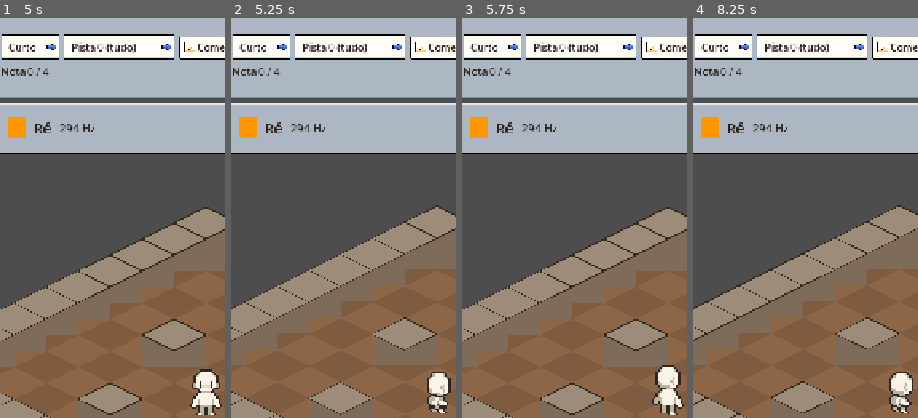
Above: before the commit, frames 1-4 (left to right).
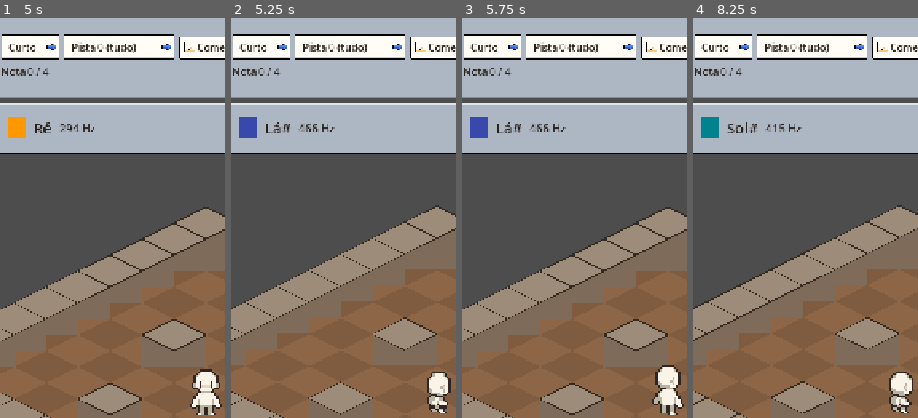
Above: after the commit, the same moments.

Repository: JDaniloC/BlindTuner
Game: Godot game, scene res://scenes/Playground.tscn
Same seed, same stepped clock (60 frames per second), same inputs: the game is played once before the commit and once after it.
Inputs:
- Up to frame 1 (5 s): click "Começar" at 0.5 s; click "Começar" at 1.25 s; click "Curto" at 2 s; click "Pista 0 (tudo)" at 2.75 s; click "Sol#" at 3.5 s; click "Lá" at 4.25 s
- Up to frame 2 (5.25 s): click "Lá#" at 5 s
- Up to frame 3 (5.75 s): no input
- Up to frame 4 (8.25 s): click "Si" at 5.75 s; click "Curto" at 6.5 s; click "Pista 0 (tudo)" at 7.25 s; click "Sol#" at 8 s
The pictures show only the part of the screen within x 4-54%, y 0-50%; the shares and areas given below are measured in that part.

Frame 1 is identical in both runs. In frame 2, 0.8% of the frame differs, in the area x 3-47%, y 24-30%; in frame 3, 0.8%; in frame 4, 0.8%.

Commit message:
fix(godot): áudio serializa player único + Conductor agenda call_cue
AudioManager mantém _current_player único: cada play_note cancela o
anterior (queue_free) antes de tocar. Corrige notas repetidas que
ficavam silenciosas por race no overlap dos AudioStreamPlayers.

Conductor.submit_note agora agenda o próximo call_cue via SceneTreeTimer
após CUE_GAP_AFTER_USER_SEC (~0.7s = note_duration + margem). Permite
que a nota do jogador toque completa antes do próximo cue. Nova
submit_note cancela o timer pendente — "qualquer ação do usuário
cancela essa ação" conforme intent.

Co-Authored-By: Claude Opus 4.7 <noreply@anthropic.com>

Diff:
--- a/godot/scripts/AudioManager.gd
+++ b/godot/scripts/AudioManager.gd
@@ -1,48 +1,59 @@
 extends Node
 ## Autoload singleton — gera e toca tons sintetizados representando cada nota.
-##
-## Histórico: usava AudioStreamGenerator com push_frame síncrono. Em CALL/PREVIEW
-## com várias notas próximas, o padrão sofria — ou o buffer enchia antes do loop
-## terminar (samples descartados) ou o sinal `finished` não disparava para o
-## generator, deixando AudioStreamPlayers vazando como filhos do AudioManager
-## até esgotar slots de voz (default 64). Sintoma: 1ª nota OK, 2ª/3ª silenciosa.
-##
-## Agora: pré-renderiza um AudioStreamWAV (PCM estático) por chamada. Streams
-## finitos disparam `finished` de forma confiável → queue_free() limpa o player.
+## Serializa o playback: um único player ativo por vez. Cada chamada de
+## play_note/play_collision_sfx cancela o anterior, garantindo:
+##   - notas repetidas sempre tocam (sem silent-fail por overlap)
+##   - nunca 2 sons simultâneos (clareza pedagógica)
 
-const MIX_RATE := 44100
+const MIX_RATE := 44100.0
 const NOTE_DURATION_SEC := 0.6
+const COLLISION_DURATION_SEC := 0.2
 const ATTACK_SEC := 0.01
 const DECAY_SEC := 0.15
 const SUSTAIN_LEVEL := 0.4
 const RELEASE_SEC := 0.3
 const COLLISION_FREQ := 80.0
 
-## Toca a nota pela chave (ex: "A4"). Retorna o AudioStreamPlayer instanciado.
+var _current_player: AudioStreamPlayer = null
+
+## Toca a nota pela chave (ex: "A4"). Cancela qualquer player ativo antes.
 func play_note(note_key: String) -> AudioStreamPlayer:
     var freq := float(NoteMapping.frequency_for(note_key))
-    return _play_synth(freq, false)
+    return _play_synth(freq, false, NOTE_DURATION_SEC)
 
-## Toca SFX de colisão (tom grave e curto).
+## Toca SFX de colisão (tom grave e curto). Cancela qualquer player ativo antes.
 func play_collision_sfx() -> AudioStreamPlayer:
-    return _play_synth(COLLISION_FREQ, true)
+    return _play_synth(COLLISION_FREQ, true, COLLISION_DURATION_SEC)
 
 ## Stub para o modo cello futuro (pitch contínuo controlável em tempo real).
 func play_continuous_pitch(_freq_hz: float):
     return null
 
-func _play_synth(freq: float, harsh: bool) -> AudioStreamPlayer:
-    var stream := _render_wave(freq, harsh)
+func _play_synth(freq: float, harsh: bool, duration: float) -> AudioStreamPlayer:
+    _stop_current()
     var player := AudioStreamPlayer.new()
-    player.stream = stream
+    player.stream = _make_stream(freq, harsh, duration)
     add_child(player)
-    # auto-remove após terminar (AudioStreamWAV é finito; signal dispara confiavelmente)
-    player.finished.connect(func(): player.queue_free())
+    _current_player = player
+    player.finished.connect(_on_player_finished.bind(player))
     player.play()
     return player
 
-func _render_wave(freq: float, harsh: bool) -> AudioStreamWAV:
-    var total_samples := int(MIX_RATE * NOTE_DURATION_SEC)
+func _stop_current() -> void:
+    if _current_player and is_instance_valid(_current_player):
+        _current_player.stop()
+        _current_player.queue_free()
+    _current_player = null
+
+func _on_player_finished(player: AudioStreamPlayer) -> void:
+    if not is_instance_valid(player):
+        return
+    if _current_player == player:
+        _current_player = null
+    player.queue_free()
+
+func _make_stream(freq: float, harsh: bool, duration: float) -> AudioStreamWAV:
+    var total_samples := int(MIX_RATE * duration)
     var attack_samples := int(MIX_RATE * ATTACK_SEC)
     var decay_samples := int(MIX_RATE * DECAY_SEC)
     var release_samples := int(MIX_RATE * RELEASE_SEC)
@@ -63,7 +74,7 @@
 
     var stream := AudioStreamWAV.new()
     stream.format = AudioStreamWAV.FORMAT_16_BITS
-    stream.mix_rate = MIX_RATE
+    stream.mix_rate = int(MIX_RATE)
     stream.stereo = false
     stream.data = bytes
     return stream
--- a/godot/scripts/Conductor.gd
+++ b/godot/scripts/Conductor.gd
@@ -15,6 +15,7 @@
 enum Phase { IDLE, PREVIEW, CALL, REPLAY, DONE }
 
 const DEFAULT_BPM := 90.0
+const CUE_GAP_AFTER_USER_SEC := 0.7  # ~note_duration + margem; cancelável por novo submit_note
 
 var bpm: float = DEFAULT_BPM
 var phase: int = Phase.IDLE
@@ -27,6 +28,7 @@
 var _stats: Dictionary = {}
 var _start_ticks_ms: int = 0
 var _timer: Timer = null
+var _pending_cue_timer: SceneTreeTimer = null
 
 func _ready() -> void:
 	_reset_state()
@@ -67,6 +69,7 @@
 		_timer.start(beat_sec())
 
 ## Entrada do jogador no CALL. Resolve imediatamente (sem esperar tick).
+## O próximo call_cue é agendado via timer para dar tempo à nota do jogador tocar.
 func submit_note(note_key: String) -> void:
 	if phase != Phase.CALL:
 		return
@@ -74,6 +77,8 @@
 		return
 	if _index >= _preset.notes.size():
 		return
+	# Cancela qualquer cue agendada — entrada do usuário interrompe o cue pendente
+	_pending_cue_timer = null
 	var target: String = _preset.notes[_index]
 	if note_key == target:
 		if not _attempted_current:
@@ -84,12 +89,28 @@
 		if _index >= _preset.notes.size():
 			_begin_replay()
 		else:
-			call_cue.emit(_preset.notes[_index], _index)
+			_schedule_call_cue(_preset.notes[_index], _index)
 	else:
 		_stats.total_trips += 1
 		_attempted_current = true
 		note_resolved.emit(false, _index)
-		call_cue.emit(_preset.notes[_index], _index)  # re-toca o alvo, mesmo índice
+		_schedule_call_cue(_preset.notes[_index], _index)
+
+func _schedule_call_cue(note: String, idx: int) -> void:
+	var t := get_tree().create_timer(CUE_GAP_AFTER_USER_SEC)
+	_pending_cue_timer = t
+	t.timeout.connect(_fire_call_cue.bind(note, idx, t))
+
+func _fire_call_cue(note: String, idx: int, timer: SceneTreeTimer) -> void:
+	# Bail se outra submit_note do usuário substituiu este timer pendente
+	if _pending_cue_timer != timer:
+		return
+	if phase != Phase.CALL:
+		return
+	if _index != idx:
+		return
+	_pending_cue_timer = null
+	call_cue.emit(note, idx)
 
 func _set_phase(p: int) -> void:
 	if phase == p:
@@ -116,6 +137,7 @@
 func _begin_call() -> void:
 	if _timer:
 		_timer.stop()  # CALL é orientado a input, sem relógio
+	_pending_cue_timer = null
 	_index = 0
 	_attempted_current = false
 	_start_ticks_ms = Time.get_ticks_msec()
@@ -123,6 +145,7 @@
 	call_cue.emit(_preset.notes[_index], _index)
 
 func _begin_replay() -> void:
+	_pending_cue_timer = null
 	_stats.elapsed_sec = float(Time.get_ticks_msec() - _start_ticks_ms) / 1000.0
 	_replay_index = 0
 	_set_phase(Phase.REPLAY)
--- a/godot/tests/test_conductor.gd
+++ b/godot/tests/test_conductor.gd
@@ -101,7 +101,9 @@
 	watch_signals(c)
 	c._advance()  # preview C4
 	c._advance()  # -> CALL, call_cue idx0 (emissão 0)
-	c.submit_note("D4")  # erro -> note_resolved(false) + call_cue idx0 de novo
+	c.submit_note("D4")  # erro -> note_resolved(false), agenda call_cue idx0 de novo
+	# call_cue após submit_note é agendado (CUE_GAP_AFTER_USER_SEC); aguarda o timer
+	await get_tree().create_timer(c.CUE_GAP_AFTER_USER_SEC + 0.05).timeout
 	assert_signal_emit_count(c, "call_cue", 2)
 	assert_signal_emitted_with_parameters(c, "call_cue", ["C4", 0], 1)
 	assert_signal_emitted_with_parameters(c, "note_resolved", [false, 0])
@@ -154,3 +156,32 @@
 	c.start()
 	assert_eq(c.phase, c.Phase.PREVIEW)
 	assert_eq(c._index, 0)
+
+func test_submit_note_schedules_next_cue_with_delay():
+	# Garante que call_cue para a 2ª nota NÃO é emitido sincronicamente após o acerto.
+	var c = _conductor()
+	_enter_call(c, ["C4", "D4"])
+	watch_signals(c)
+	# Emissão 0 já foi em _begin_call (antes do watch); zera o contador que importa.
+	c.submit_note("C4")  # acerto na 1ª nota
+	# call_cue para D4 (idx 1) ainda não deve ter disparado
+	assert_signal_emit_count(c, "call_cue", 0)
+	# Aguarda o timer disparar
+	await get_tree().create_timer(c.CUE_GAP_AFTER_USER_SEC + 0.05).timeout
+	assert_signal_emit_count(c, "call_cue", 1)
+	assert_signal_emitted_with_parameters(c, "call_cue", ["D4", 1])
+
+func test_pending_cue_cancelled_by_new_submit():
+	# Garante que uma segunda submit_note cancela o cue agendado pelo primeiro acerto.
+	var c = _conductor()
+	_enter_call(c, ["C4", "D4", "F4"])
+	# Acerta C4 (schedula cue para D4 idx1)
+	c.submit_note("C4")
+	# Antes do timer: erra D4 (deve cancelar o cue de D4 e agendar novo para D4)
+	c.submit_note("F4")  # errado — alvo ainda é D4
+	watch_signals(c)
+	# Aguarda ambos os possíveis timers
+	await get_tree().create_timer(c.CUE_GAP_AFTER_USER_SEC + 0.05).timeout
+	# Apenas UM call_cue deve ter disparado (o do segundo submit, não o do primeiro)
+	assert_signal_emit_count(c, "call_cue", 1)
+	assert_signal_emitted_with_parameters(c, "call_cue", ["D4", 1])
